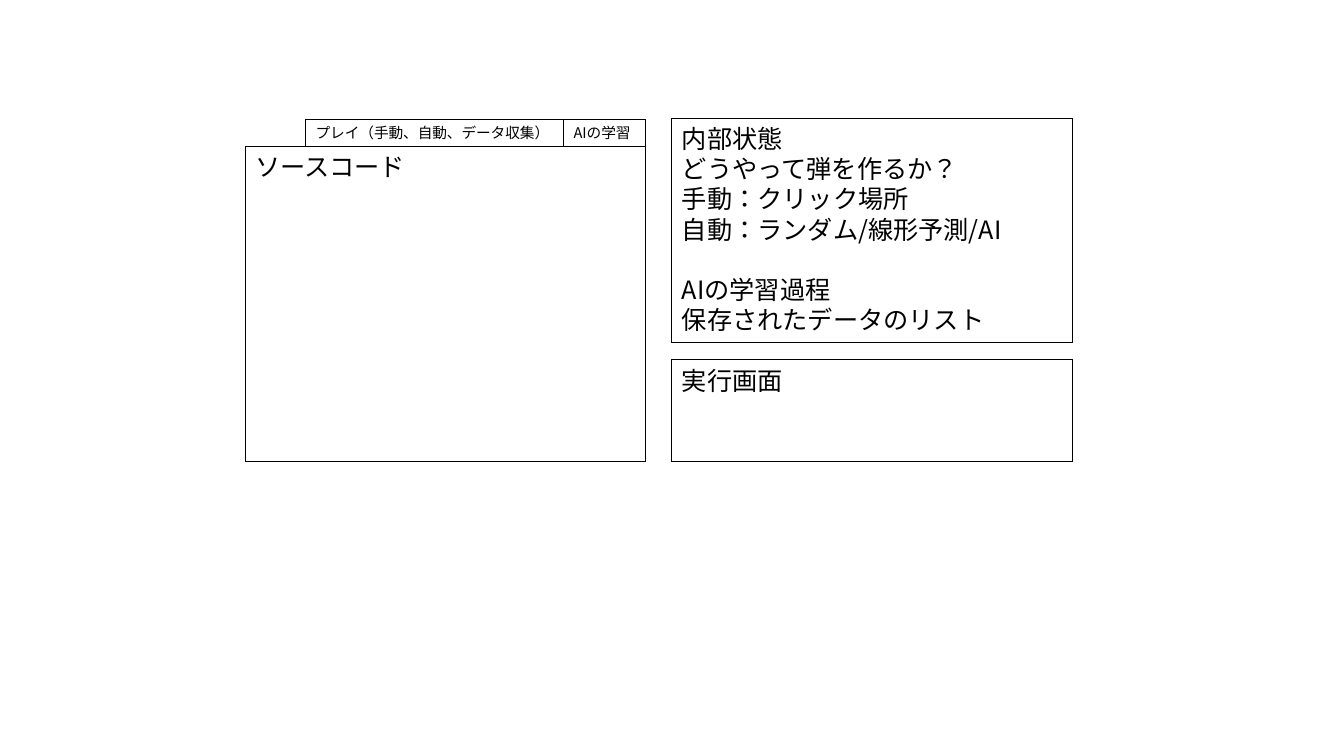
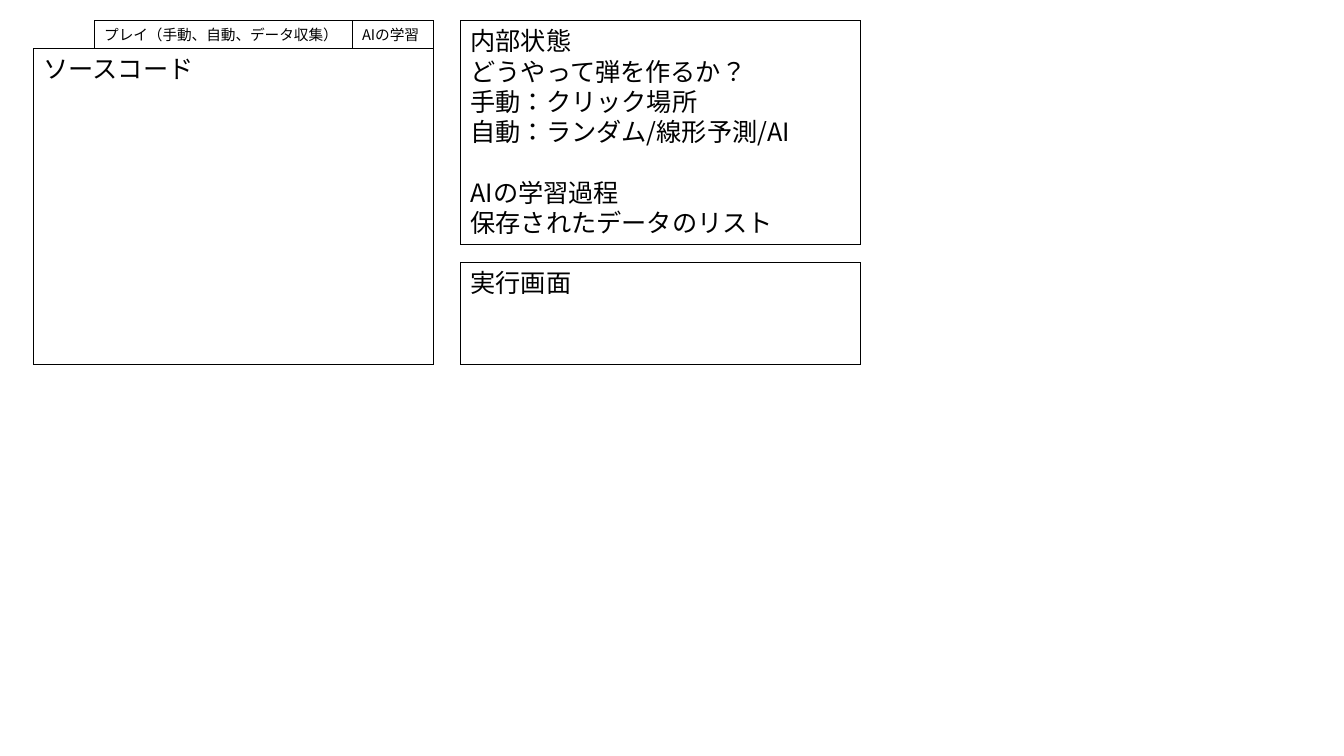
Before and after one commit to toyohisa2nakada/sniper-app, a slide deck: slide 2 of docs/architecture.pptx. Drawn at 1344x756 pixels with LibreOffice and Linux fonts; fonts in the diff are those of the drawing. Boxes give left, top, right and bottom in pixels: in the first picture for what was removed or moved away, otherwise in the second. Text is boxed around its words. In the diff, an @@ line names an element or a change of style, - is before the commit and + after.

```diff
--- a/docs/architecture.pptx
+++ b/docs/architecture.pptx
@@ 4 rectangles: place and size @@
-4 rectangles at [245,119,1073,462]
+4 rectangles at [33,21,861,364]
@@ rectangle "内部状態": place and size @@
-rectangle "内部状態" at [673,118,1073,342]
+rectangle "内部状態" at [461,21,861,245]
```
Also in this commit, not shown: 4 other files.
